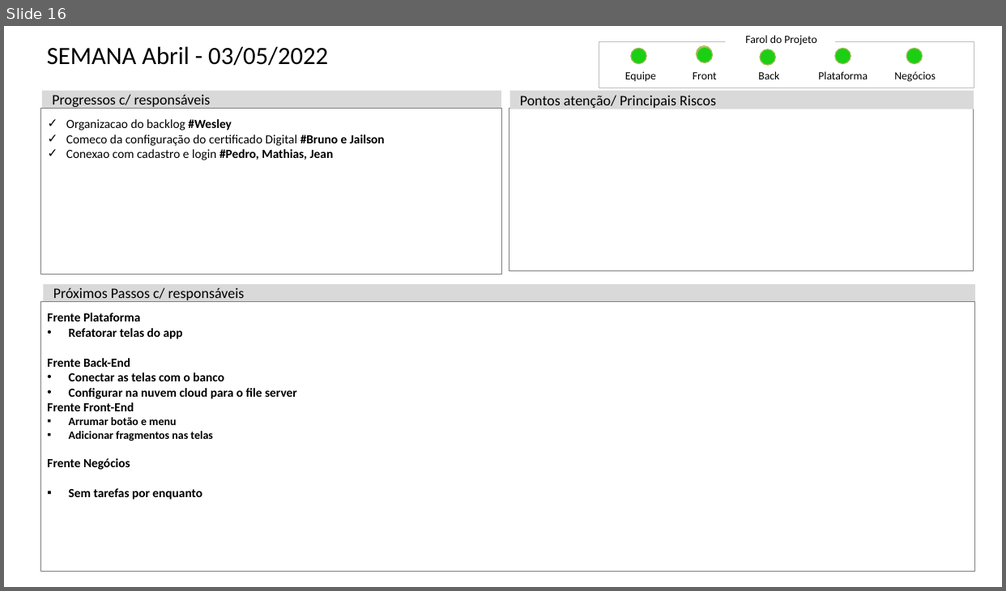
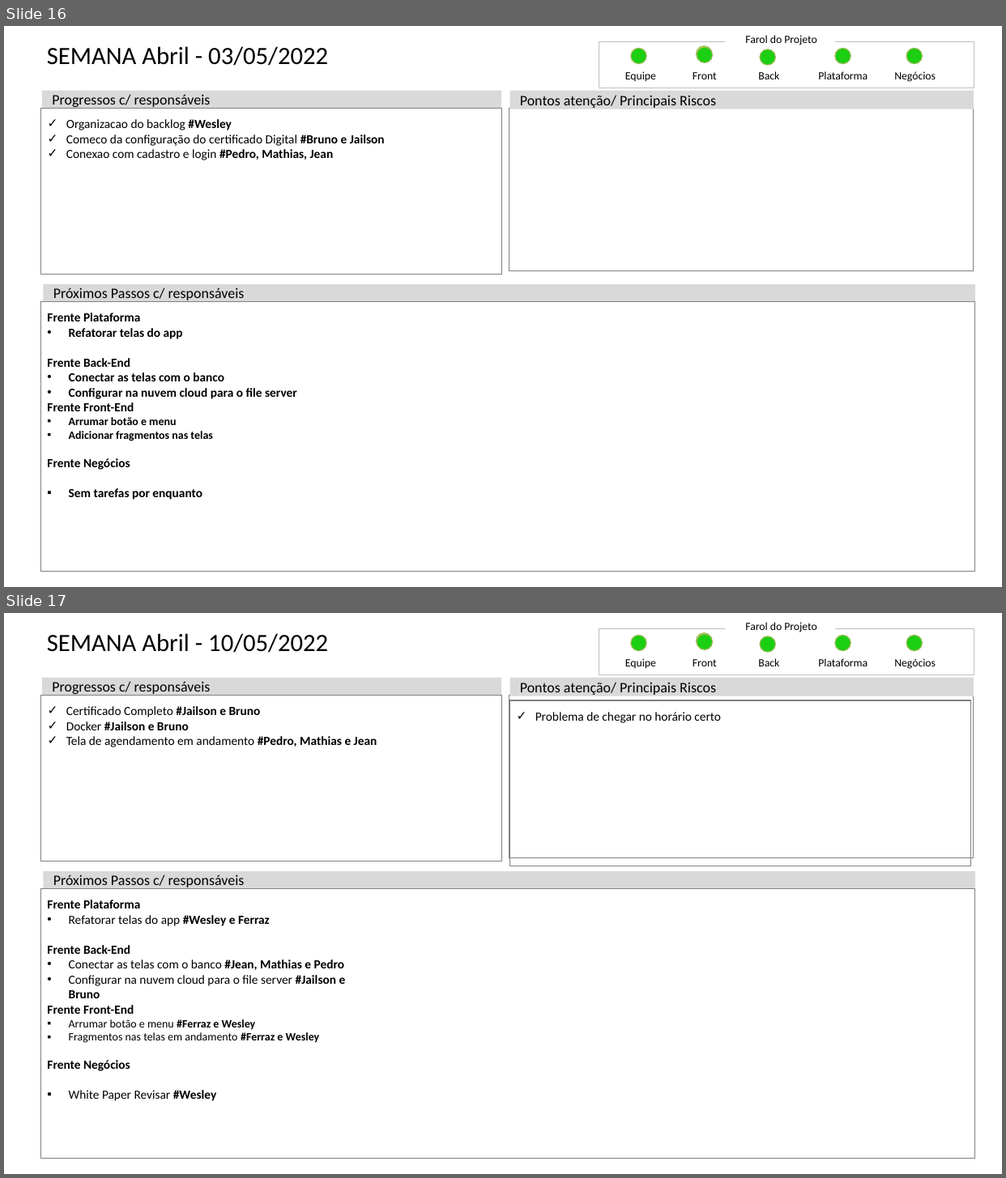
Before and after one commit to Biellferraz/Resenha, a slide deck: documentacao/status-report/Status_Report_-_Grupo_09.pptx. Shown one above the other, each under a label of ours: slide 16 before the commit, slides 16 and 17 after it. The pictures are 1006x591 and 1006x1178 pixels, drawn with LibreOffice and Linux fonts; fonts in the diff are those of the drawing. Boxes give left, top, right and bottom in pixels: in the first picture for what was removed or moved away, otherwise in the second. Text is boxed around its words. In the diff, an @@ line names an element or a change of style, - is before the commit and + after.

```diff
--- a/documentacao/status-report/Status_Report_-_Grupo_09.pptx
+++ b/documentacao/status-report/Status_Report_-_Grupo_09.pptx
@@ slide 17 added at <box>4,613,1002,1174</box>, background #FFFFFF @@
@@ title added at <box>47,633,328,653</box>, 26.5 pt, text #000000 @@
+SEMANA Abril - 10/05/2022
@@ rectangle added at <box>599,628,974,675</box>, outline #BFBFBF 0.5 pt @@
@@ ellipse added at <box>631,636,646,651</box>, fill #1BCF13, outline #9BBB59 1 pt @@
@@ ellipse added at <box>697,632,712,649</box>, fill #FFFF00, outline #9BBB59 1 pt @@
@@ ellipse added at <box>697,634,712,649</box>, fill #1BCF13, outline #9BBB59 1 pt @@
@@ text added at <box>745,622,817,632</box>, 11.8 pt, text #000000 @@
+Farol do Projeto
@@ ellipse added at <box>760,636,775,652</box>, fill #1BCF13, outline #9BBB59 1 pt @@
@@ ellipse added at <box>835,636,850,651</box>, fill #1BCF13, outline #9BBB59 1 pt @@
@@ ellipse added at <box>906,636,922,651</box>, fill #1BCF13, outline #9BBB59 1 pt @@
@@ text added at <box>625,658,656,669</box>, 11.8 pt, text #000000 @@
+Equipe
@@ text added at <box>692,659,717,666</box>, 11.8 pt, text #000000 @@
+Front
@@ text added at <box>758,658,779,666</box>, 11.8 pt, text #000000 @@
+Back
@@ text added at <box>818,658,867,666</box>, 11.8 pt, text #000000 @@
+Plataforma
@@ text added at <box>894,658,936,669</box>, 11.8 pt, text #000000 @@
+Negócios
@@ rectangle added at <box>42,678,501,695</box>, fill #D9D9D9, 15.4 pt, text #000000 @@
+Progressos c/ responsáveis
@@ rectangle added at <box>509,678,974,696</box>, fill #D9D9D9, 15.4 pt, text #000000 @@
+Pontos atenção/ Principais Riscos
@@ rectangle added at <box>40,695,501,862</box>, outline #808080 1 pt, 13.2 pt, text #000000 @@
+✓ Certificado Completo #Jailson e Bruno
+✓ Docker #Jailson e Bruno
+✓ Tela de agendamento em andamento #Pedro, Mathias e Jean
@@ rectangle added at <box>509,695,974,858</box>, outline #808080 1 pt @@
@@ rectangle added at <box>509,700,970,867</box>, outline #808080 1 pt, 13.2 pt, text #000000 @@
+✓ Problema de chegar no horário certo
@@ rectangle added at <box>44,871,975,889</box>, fill #D9D9D9, 15.4 pt, text #000000 @@
+Próximos Passos c/ responsáveis
@@ rectangle added at <box>40,889,975,1159</box>, outline #808080 1 pt, 13.2 pt, text #000000 @@
+  Frente Plataforma
+  • Refatorar telas do app #Wesley e Ferraz
+  Frente Back-End
+  • Conectar as telas com o banco #Jean, Mathias e Pedro
+  • Configurar na nuvem cloud para o file server #Jailson e Bruno
+  Frente Front-End
+  ▪ Arrumar botão e menu #Ferraz e Wesley
+  ▪ Fragmentos nas telas em andamento #Ferraz e Wesley
+  Frente Negócios
+  ▪ White Paper Revisar #Wesley
```
Also in this commit, not shown: 4 other files.
